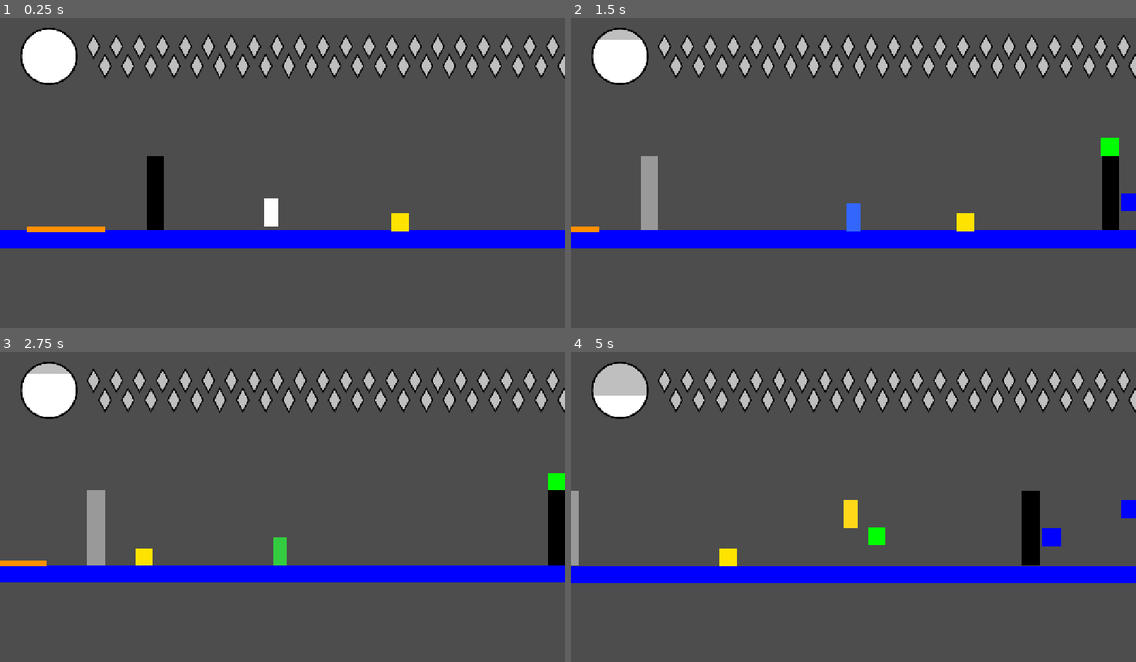
Above: before the commit, frames 1-4 (two rows, left to right).
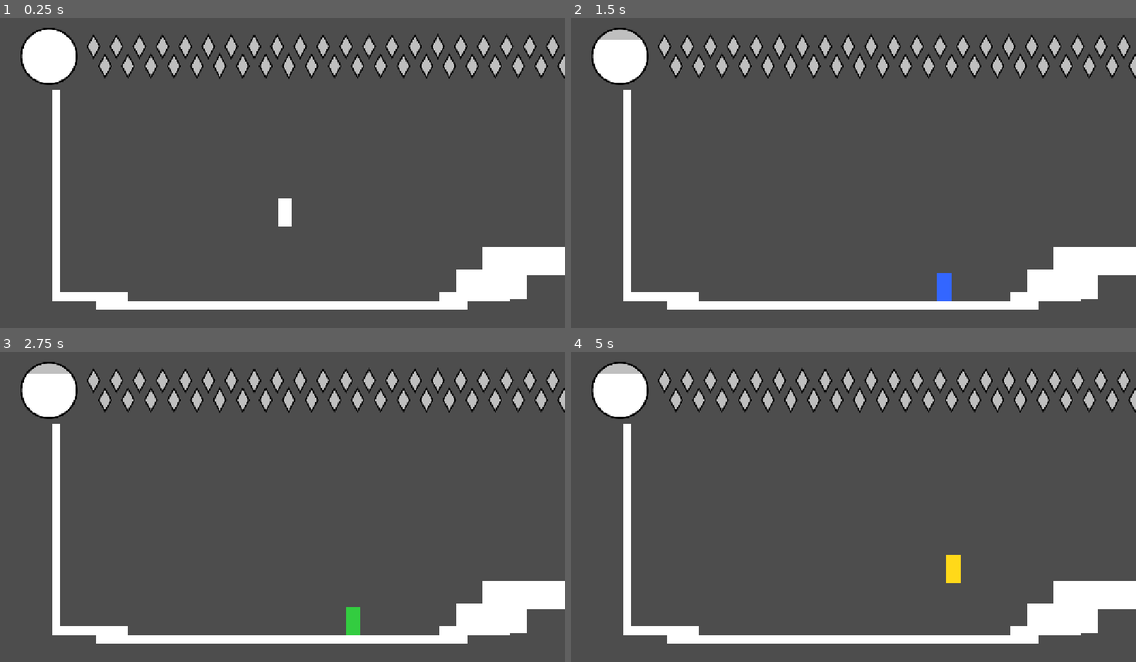
Above: after the commit, the same moments.

Repository: autonomouscrow/color-game
Game: Godot game, scene res://Scenes/Main.tscn
The game is run twice, just before and just after one commit, with the same random seed, the same clock (stepped at 60 frames per second) and the same inputs.
Inputs:
- Up to frame 1 (0.25 s): no input
- Up to frame 2 (1.5 s): hold Ctrl (burst) 0.53-1.28 s; hold Right (move_right) from 0.53 s (still down); tap A (jump) at 0.77 s; tap E (color_blue) at 1.35 s
- Up to frame 3 (2.75 s): tap A (jump) at 1.52 s; release Right (move_right) at 2.03 s; hold Left (move_left) from 2.03 s (still down); tap F (color_green) at 2.1 s
- Up to frame 4 (5 s): release Left (move_left) at 2.78 s; hold Right (move_right) 2.78-4.28 s; tap W (color_red) at 2.85 s; tap A (jump) at 3.02, 3.77, 4.52 s; tap Q (color_white) at 3.6 s; hold Left (move_left) from 4.28 s (still down); tap R (color_yellow) at 4.35 s

The runs differ from the first frame. In frame 1, 13% of the frame differs, in the area x 0-100%, y 23-95%; in frame 2, 14%; in frame 3, 13%; in frame 4, 14%.

Commit message:
added start

Diff:
--- a/Scenes/Main.tscn
+++ b/Scenes/Main.tscn
@@ -1,16 +1,11 @@
 [gd_scene format=3 uid="uid://b3v1edmqhqd75"]
 
 [ext_resource type="PackedScene" uid="uid://hhdk7g45lsgg" path="res://Scenes/Hue.tscn" id="1_idj7w"]
-[ext_resource type="PackedScene" uid="uid://bheepay7tcmdw" path="res://Scenes/Rooms/TestRoom2.tscn" id="1_kln2b"]
 [ext_resource type="PackedScene" uid="uid://c4ub8bd6bn2by" path="res://Scenes/spawn_skeff.tscn" id="2_grg3l"]
 [ext_resource type="PackedScene" uid="uid://castvwqi4rwud" path="res://Scenes/RoomSkeff.tscn" id="2_kln2b"]
 [ext_resource type="PackedScene" uid="uid://b7xkvd58w1xgu" path="res://Scenes/HUD.tscn" id="3_hud"]
+[ext_resource type="PackedScene" uid="uid://cj21ahglvgpf8" path="res://Scenes/Rooms/start.tscn" id="3_v1gob"]
 [ext_resource type="Script" uid="uid://bbq5dbxu3ek3q" path="res://Scenes/CameraManager.gd" id="4_pbw6q"]
-[ext_resource type="PackedScene" uid="uid://c5i7skmtn3i2o" path="res://Scenes/Prefabs/breakable_wall.tscn" id="8_50glp"]
-[ext_resource type="PackedScene" uid="uid://d11k86ap54sq6" path="res://Scenes/Prefabs/damage_tp.tscn" id="10_4kpch"]
-[ext_resource type="PackedScene" uid="uid://c3esrxtwcjlfa" path="res://wall_sitters.tscn" id="11_4kpch"]
-[ext_resource type="PackedScene" uid="uid://cdiaroodhyb5v" path="res://Scenes/Prefabs/DamageBlock.tscn" id="11_grg3l"]
-[ext_resource type="PackedScene" uid="uid://butbrp11dq2nx" path="res://ninja.tscn" id="13_frkhe"]
 
 [node name="Main" type="Node2D" unique_id=396947077]
 
@@ -21,11 +16,11 @@
 [node name="SpawnSkeff" parent="." unique_id=1639310276 node_paths=PackedStringArray("RoomControl") groups=["spawnSkeff"] instance=ExtResource("2_grg3l")]
 RoomControl = NodePath("../RoomControl")
 SpawnPoint = "Canvas"
-SpawnRoom = "test2"
+SpawnRoom = "Start"
 
 [node name="RoomContainer" type="Node2D" parent="." unique_id=311234013]
 
-[node name="test2" parent="RoomContainer" unique_id=2077970759 groups=["Room"] instance=ExtResource("1_kln2b")]
+[node name="Start" parent="RoomContainer" unique_id=118567636 groups=["Room"] instance=ExtResource("3_v1gob")]
 
 [node name="Hue" parent="." unique_id=1902301394 groups=["Player"] instance=ExtResource("1_idj7w")]
 position = Vector2(636, 395)
@@ -42,25 +37,3 @@
 
 [node name="HUD" parent="." unique_id=1967454570 node_paths=PackedStringArray("player") instance=ExtResource("3_hud")]
 player = NodePath("../Hue")
-
-[node name="Breakable Wall" parent="." unique_id=987624992 instance=ExtResource("8_50glp")]
-position = Vector2(354, 326)
-scale = Vector2(1, 4.239998)
-
-[node name="DamageTP" parent="." unique_id=502579649 instance=ExtResource("10_4kpch")]
-position = Vector2(287, 489)
-
-[node name="DamageBlock" parent="." unique_id=2136408807 node_paths=PackedStringArray("safeZone") instance=ExtResource("11_grg3l")]
-position = Vector2(84, 486)
-scale = Vector2(4.418162, 0.32497424)
-safeZone = NodePath("../DamageTP")
-
-[node name="Ninja" parent="." unique_id=850865353 instance=ExtResource("13_frkhe")]
-position = Vector2(758, 453)
-
-[node name="Breakable Wall2" parent="." unique_id=485390736 instance=ExtResource("8_50glp")]
-position = Vector2(1399, 326)
-scale = Vector2(1, 4.239998)
-
-[node name="WallSitters" parent="." unique_id=1350810646 instance=ExtResource("11_4kpch")]
-position = Vector2(1397, 286)
--- /dev/null
+++ b/Scenes/Rooms/start.tscn
@@ -0,0 +1,59 @@
+[gd_scene format=3 uid="uid://cj21ahglvgpf8"]
+
+[ext_resource type="Script" uid="uid://dkhpmj78ce0lx" path="res://Scripts/Room.gd" id="1_oiuna"]
+[ext_resource type="PackedScene" uid="uid://b7owcqgbcb5fa" path="res://Scenes/roomExit.tscn" id="1_ots34"]
+[ext_resource type="PackedScene" uid="uid://bbreqjvxwbsbw" path="res://SolidBox.tscn" id="2_qn1rc"]
+[ext_resource type="PackedScene" uid="uid://k6kpr2pmhh05" path="res://canvas.tscn" id="3_1n0d2"]
+[ext_resource type="PackedScene" uid="uid://b5ve86daq1wpt" path="res://Scenes/room_boundry.tscn" id="4_y5hus"]
+
+[sub_resource type="RectangleShape2D" id="RectangleShape2D_x3acn"]
+
+[node name="Start" type="Node2D" unique_id=118567636]
+script = ExtResource("1_oiuna")
+
+[node name="Exit" parent="." unique_id=199470789 instance=ExtResource("1_ots34")]
+position = Vector2(1272, 394)
+scale = Vector2(1, 15.039998)
+
+[node name="rightExit" type="Marker2D" parent="." unique_id=62011328]
+position = Vector2(1243, 392)
+
+[node name="StaticBody2D" type="StaticBody2D" parent="." unique_id=128731402]
+position = Vector2(1338, 386)
+scale = Vector2(1, 15.039998)
+
+[node name="CollisionShape2D" type="CollisionShape2D" parent="StaticBody2D" unique_id=2037355453]
+position = Vector2(-47, 0.46542558)
+shape = SubResource("RectangleShape2D_x3acn")
+
+[node name="Box" parent="." unique_id=1599687405 instance=ExtResource("2_qn1rc")]
+position = Vector2(631, 665)
+scale = Vector2(42.24, 1)
+
+[node name="Box2" parent="." unique_id=2104926722 instance=ExtResource("2_qn1rc")]
+position = Vector2(200, 645)
+scale = Vector2(7.9999995, 1)
+
+[node name="Box3" parent="." unique_id=277372887 instance=ExtResource("2_qn1rc")]
+position = Vector2(1066, 645)
+scale = Vector2(7.9999995, 1)
+
+[node name="Box4" parent="." unique_id=1514885839 instance=ExtResource("2_qn1rc")]
+position = Vector2(1105, 616)
+scale = Vector2(7.9999995, 3.12)
+
+[node name="Box5" parent="." unique_id=1539496219 instance=ExtResource("2_qn1rc")]
+position = Vector2(1189, 563)
+scale = Vector2(10.600009, 3.12)
+
+[node name="Box6" parent="." unique_id=1804923726 instance=ExtResource("2_qn1rc")]
+position = Vector2(117, 406)
+scale = Vector2(1, 23)
+
+[node name="Canvas" parent="." unique_id=1299036508 instance=ExtResource("3_1n0d2")]
+position = Vector2(243, 605)
+hide = true
+
+[node name="RoomBoundry" parent="." unique_id=2141509462 instance=ExtResource("4_y5hus")]
+position = Vector2(631, 357)
+scale = Vector2(58.399994, 35.68)
--- a/Scripts/Room.gd
+++ b/Scripts/Room.gd
@@ -12,9 +12,10 @@
 
 func checkDead() -> void:
 	EnemiesLiving = []
-	for enemy in EnemyObjects:
-		if enemy:
-			EnemiesLiving.append(enemy.name)
+	if EnemyObjects.size() > 0:
+		for enemy in EnemyObjects:
+			if enemy:
+				EnemiesLiving.append(enemy.name)
 
 func allLiving() -> void:
 	EnemiesLiving = Enemies
--- a/Scripts/room_skeff.gd
+++ b/Scripts/room_skeff.gd
@@ -3,7 +3,8 @@
 # Register your rooms here or fill this in the Inspector
 @export var room_scenes: Dictionary = {
 	"test": "res://Scenes/Rooms/TestRoom.tscn",
-	"test2": "res://Scenes/Rooms/TestRoom2.tscn"
+	"test2": "res://Scenes/Rooms/TestRoom2.tscn",
+	"Start": "res://Scenes/Rooms/start.tscn"
 
 }
 @export var Hue: CharacterBody2D
--- /dev/null
+++ b/SolidBox.tscn
@@ -0,0 +1,15 @@
+[gd_scene format=3 uid="uid://bbreqjvxwbsbw"]
+
+[sub_resource type="RectangleShape2D" id="RectangleShape2D_x3acn"]
+
+[node name="Box" type="StaticBody2D" unique_id=1599687405]
+
+[node name="CollisionShape2D" type="CollisionShape2D" parent="." unique_id=1777555986]
+shape = SubResource("RectangleShape2D_x3acn")
+
+[node name="ColorRect" type="ColorRect" parent="." unique_id=467515650]
+offset_left = -10.0
+offset_top = -9.999998
+offset_right = 30.0
+offset_bottom = 30.000002
+scale = Vector2(0.49799636, 0.5210984)
Not shown, added: Scenes/Main.tscn2828131730.tmp
